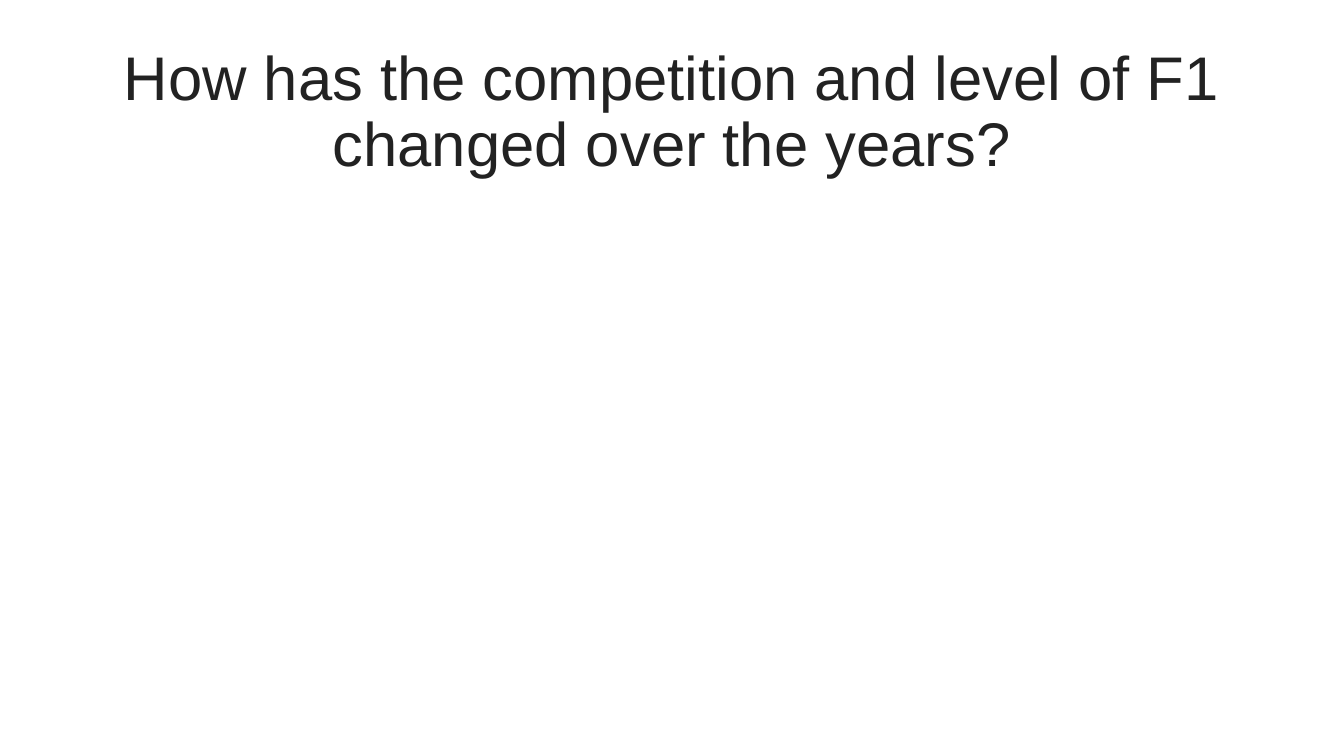
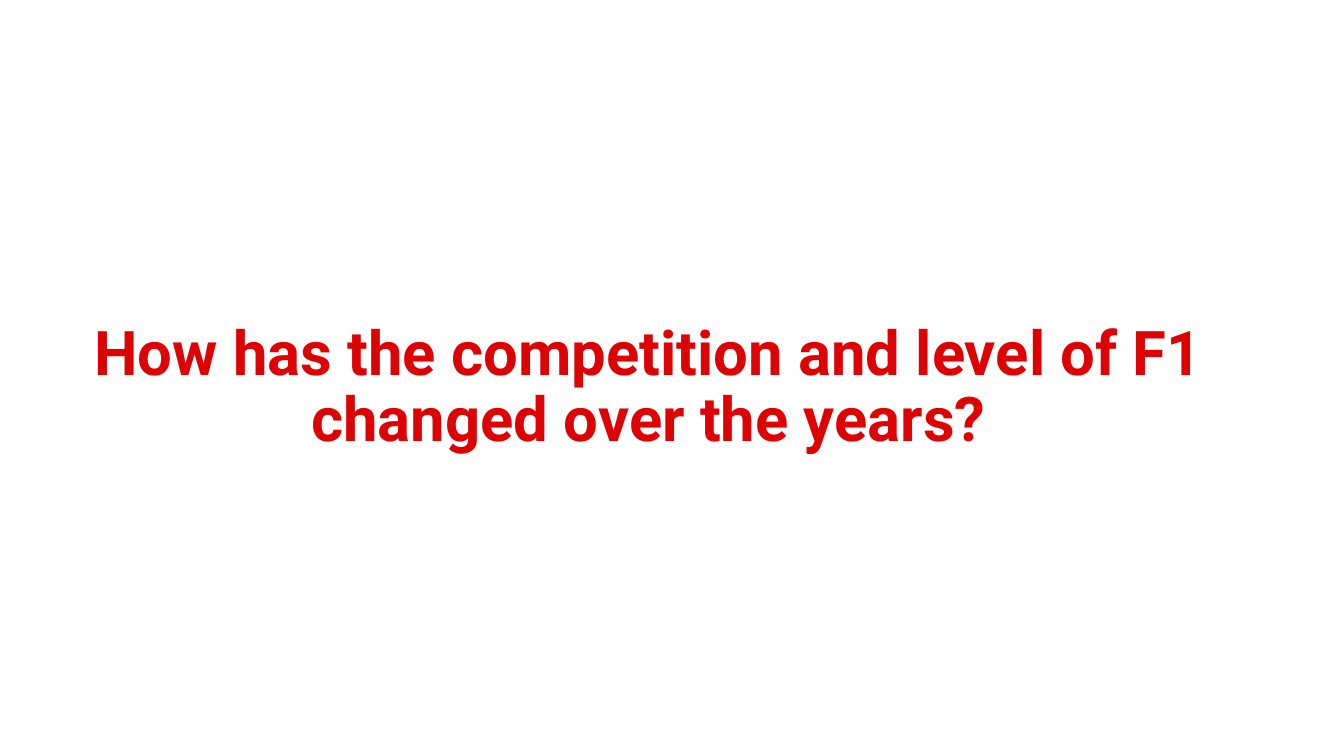
Before and after one commit to MateuszMajak/R_Visual, a slide deck: slide 4 of Presentation/F1_Presentation_Moyo_Majak.pptx. Drawn at 1344x756 pixels with LibreOffice and Linux fonts; fonts in the diff are those of the drawing; background and template pictures are left out. Boxes give left, top, right and bottom in pixels: in the first picture for what was removed or moved away, otherwise in the second. Text is boxed around its words. In the diff, an @@ line names an element or a change of style, - is before the commit and + after.

```diff
--- a/Presentation/F1_Presentation_Moyo_Majak.pptx
+++ b/Presentation/F1_Presentation_Moyo_Majak.pptx
@@ title "How has the competition and ...": place and size @@
-title "How has the competition and ..." at (124, 55, 1219, 178)
+title "How has the competition and ..." at (94, 328, 1202, 454)
@@ title "How has the competition and ..." at (94, 328, 1202, 454): font Arial to Roboto, text colour #222222 to #DD0305, bold on @@
```
Also in this commit, not shown: 2 other slides changed, 4 slides added, 3 slides removed, 1 other file.
